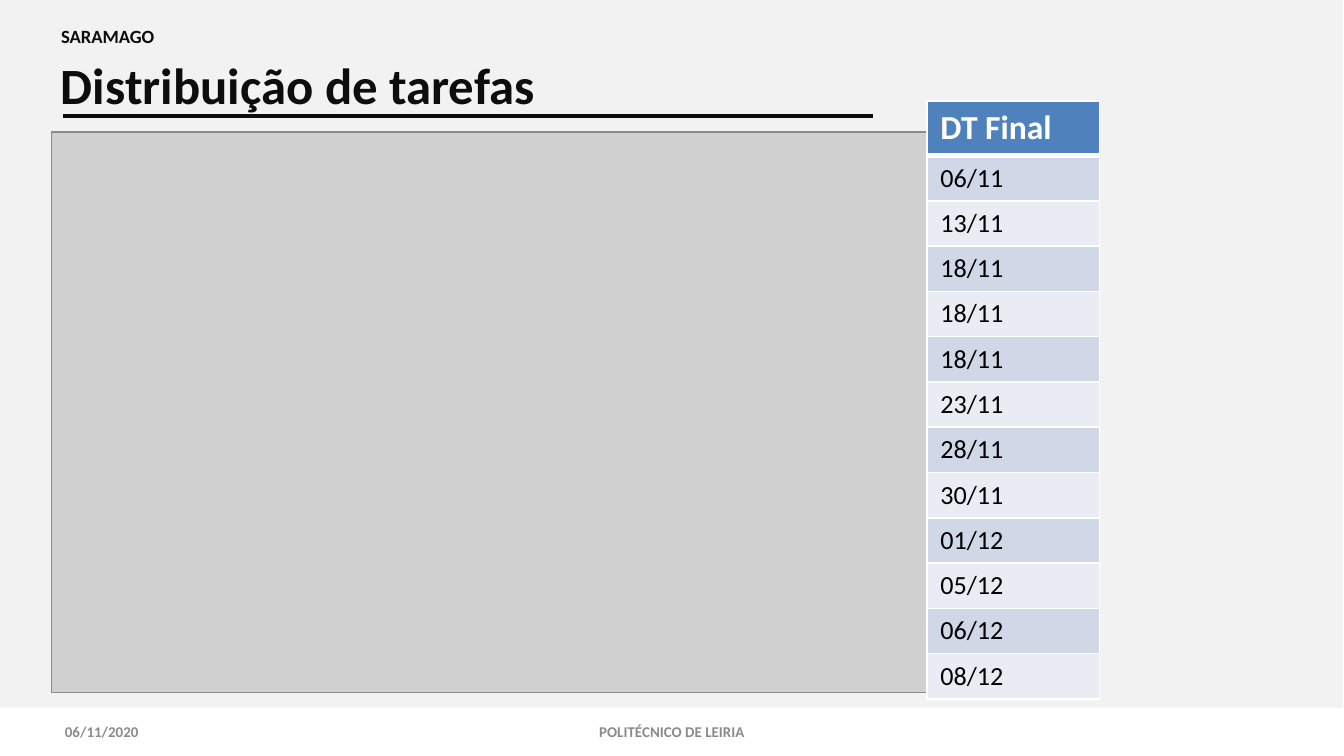
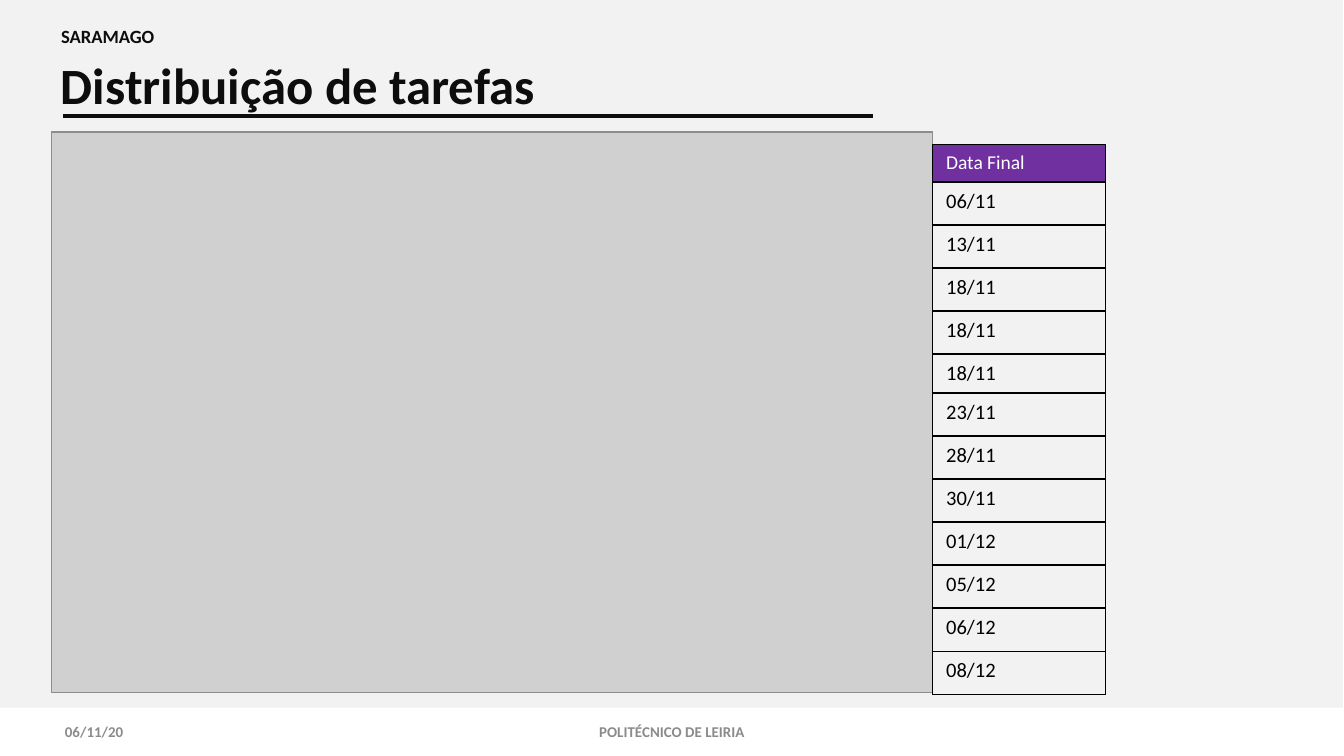
Before and after one commit to 2180622/IPL_PSI_ProjetoFinal_SARAMAGO, a slide deck: slide 17 of documentacao/Especificacao_Sistema_Informacao/android/IPL-TeSP-AMSI-SARAMAGO.pptx (slide 10 before the commit). Drawn at 1344x756 pixels with LibreOffice and Linux fonts; fonts in the diff are those of the drawing; grey boxes stand for pictures. Boxes give left, top, right and bottom in pixels: in the first picture for what was removed or moved away, otherwise in the second. Text is boxed around its words. In the diff, an @@ line names an element or a change of style, - is before the commit and + after.

```diff
--- a/documentacao/Especificacao_Sistema_Informacao/android/IPL-TeSP-AMSI-SARAMAGO.pptx
+++ b/documentacao/Especificacao_Sistema_Informacao/android/IPL-TeSP-AMSI-SARAMAGO.pptx
@@ table at [933, 145, 1106, 695] @@
-row 1, column 1: DT Final
+row 1, column 1: Data Final
@@ fill #4F81BD to #7030A0 in row 1, column 1 @@
@@ fill #D0D8E8 to none in 6 cells @@
@@ fill #E9EDF4 to none in 6 cells @@
@@ size 14 to 11 pt in "06/11", "13/11", "18/11", "18/11" and 8 more places @@
@@ borders changed @@
@@ table: place and size @@
-table at [927, 101, 1101, 692]
+table at [933, 145, 1106, 695]
@@ text at [65, 726, 123, 738]: text changed @@
-06/11/2020
+06/11/20
```
Also in this commit, not shown: 10 other slides changed, 8 slides added.
